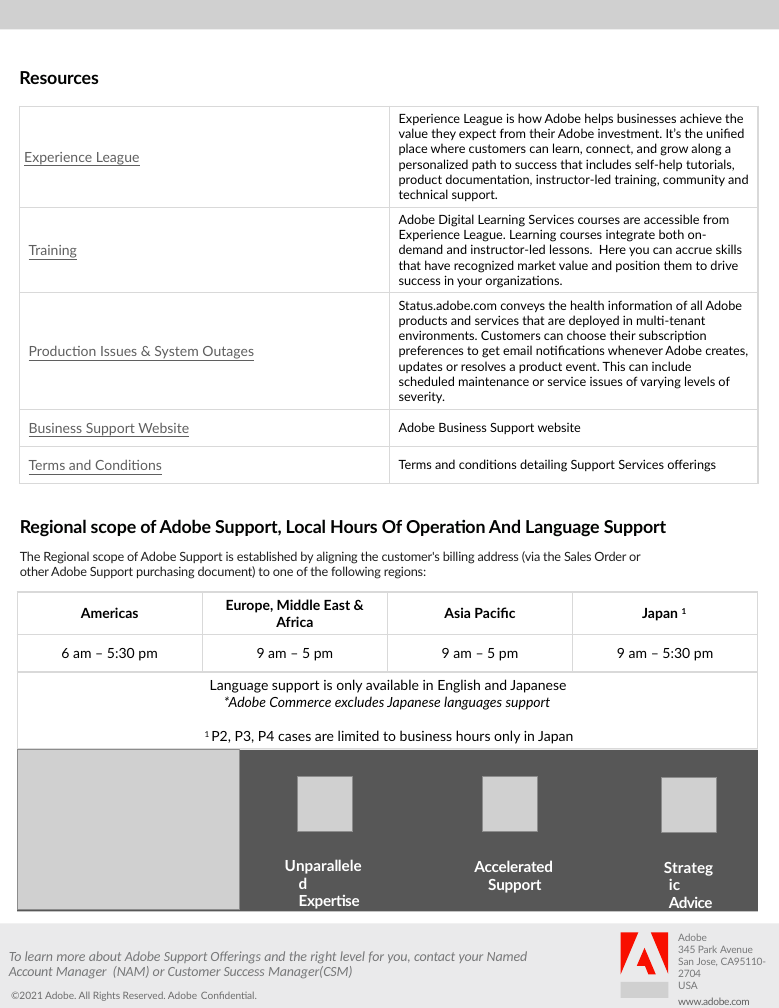
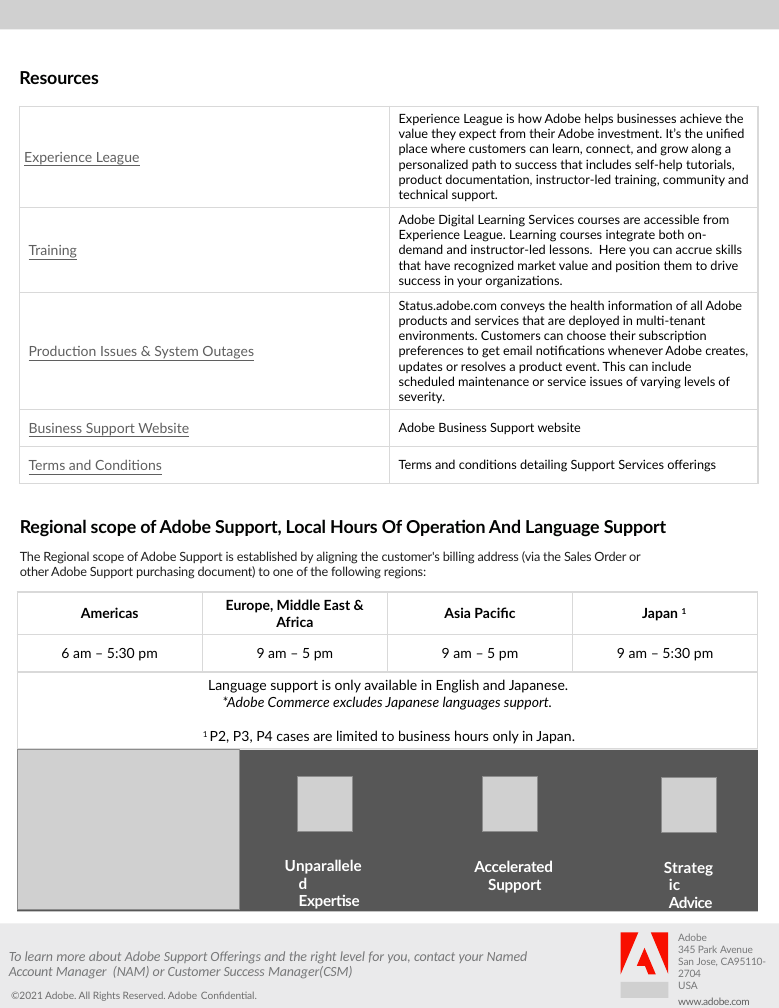
Before and after one commit to AdobeDocs/support-resources.zh-Hans, a slide deck: slide 3 of help/data-sheets/assets/BusinessSupportDatasheet.pptx. Drawn at 779x1008 pixels with LibreOffice and Linux fonts; fonts in the diff are those of the drawing; grey boxes stand for pictures; background and template pictures are left out. Boxes give left, top, right and bottom in pixels: in the first picture for what was removed or moved away, otherwise in the second. Text is boxed around its words. In the diff, an @@ line names an element or a change of style, - is before the commit and + after.

```diff
--- a/help/data-sheets/assets/BusinessSupportDatasheet.pptx
+++ b/help/data-sheets/assets/BusinessSupportDatasheet.pptx
@@ table at <box>17,592,758,748</box> @@
-row 3, column 1: Language support is only available in English and Japanese / *Adobe Commerce excludes Japanese languages support / 1 P2, P3, P4 cases are limited to business hours only in Japan
+row 3, column 1: Language support is only available in English and Japanese. / *Adobe Commerce excludes Japanese languages support. / 1 P2, P3, P4 cases are limited to business hours only in Japan.
```
Also in this commit, not shown: 5 other files.
